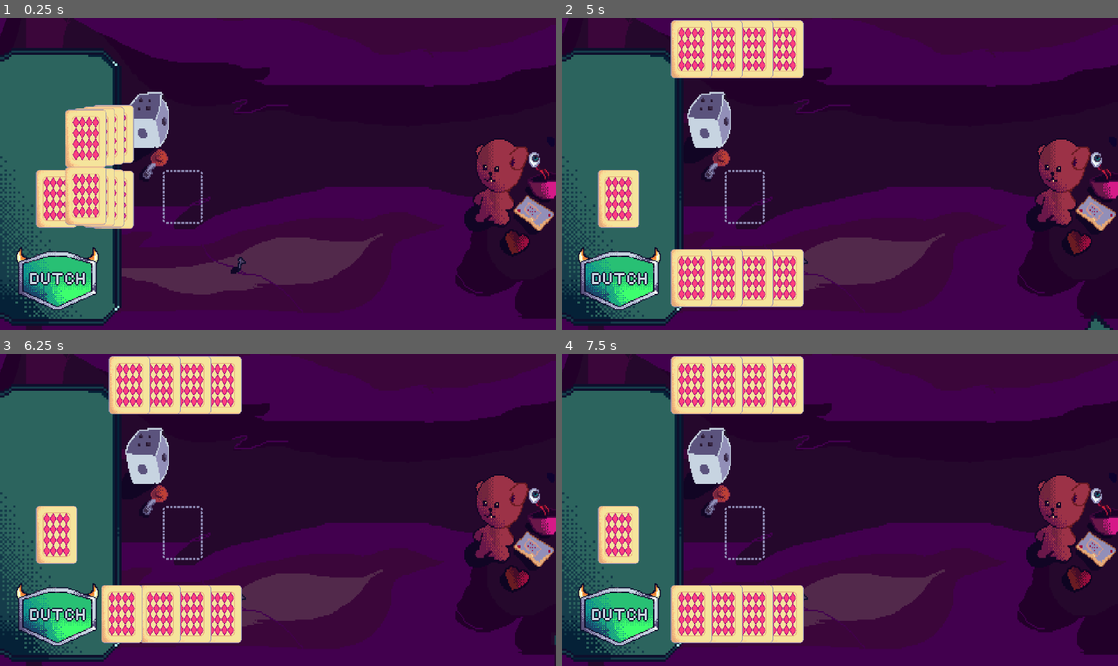
Above: before the commit, frames 1-4 (two rows, left to right).
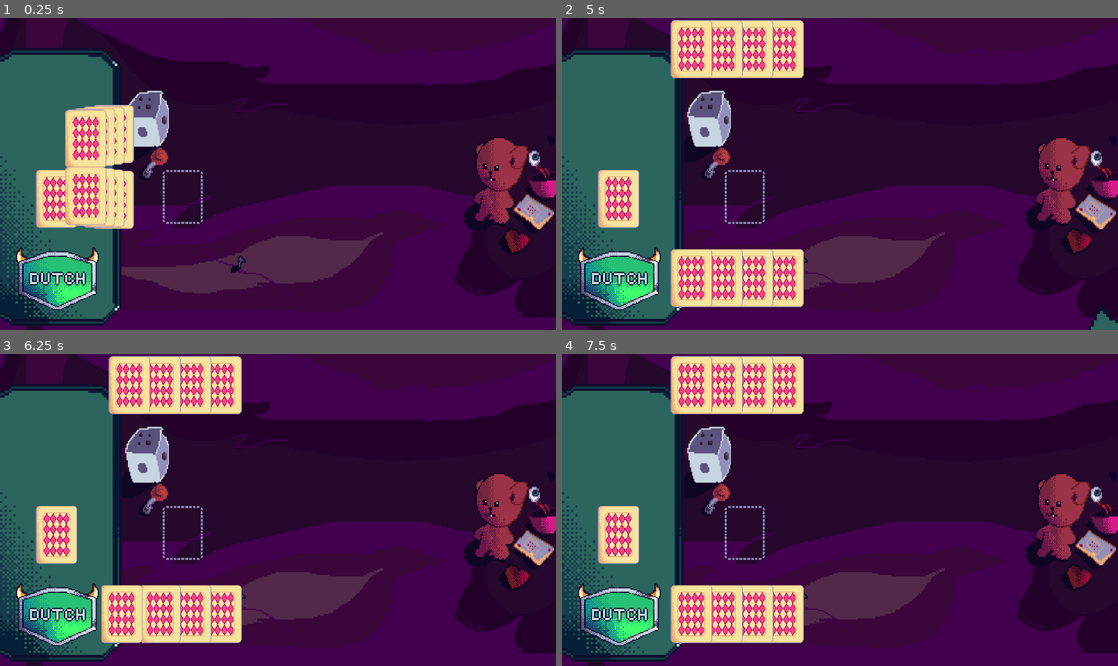
Above: after the commit, the same moments.

Repository: JoJonatasCoelho/full-house
Game: Godot game, scene res://scenes/levels/battles/derick.tscn
The game is run twice, just before and just after one commit, with the same random seed, the same clock (stepped at 60 frames per second) and the same inputs. This scene is started directly instead of the project's main scene.
Inputs (mouse positions are in pixels of both pictures, inside the frame that each line leads up to):
- Up to frame 1 (0.25 s): no input
- Up to frame 2 (5 s): tap Enter (ui_accept) at 0.5, 1.25, 2, 3.5 s; drag from (712, 227) to (712, 105) at 0.52 s; drag from (784, 49) to (784, 276) at 1.27 s; move the mouse to (751, 276) at 2.02 s; click (751, 276) at 2.17 s; drag from (751, 49) to (751, 276) at 2.77 s; drag from (723, 276) to (723, 49) at 3.52 s; click (617, 114) at 4.25 s
- Up to frame 3 (6.25 s): drag from (161, 385) to (161, 612) at 5.02 s; move the mouse to (127, 612) at 5.77 s; click (127, 612) at 5.92 s
- Up to frame 4 (7.5 s): drag from (689, 385) to (684, 612) at 6.52 s; tap Enter (ui_accept) at 7.25 s; move the mouse to (962, 494) at 7.27 s; click (962, 494) at 7.42 s

The runs differ from the first frame. In frame 1, 2.4% of the frame differs, in the area x 0-100%, y 0-100%; in frame 2, 2.3%; in frame 3, 2.2%; in frame 4, 2.2%.

Commit message:
feat: melhorando

Diff:
--- a/scenes/levels/battles/candace.tscn
+++ b/scenes/levels/battles/candace.tscn
@@ -126,7 +126,7 @@
 animated_sprite = NodePath("../AnimatedSprite2D")
 
 [node name="AnimatedSprite2D" type="AnimatedSprite2D" parent="."]
-position = Vector2(1636, 611)
+position = Vector2(1649.0001, 611)
 scale = Vector2(0.63112044, 0.63112044)
 sprite_frames = SubResource("SpriteFrames_jr6bd")
 animation = &"draw"
--- a/scenes/levels/battles/chor.tscn
+++ b/scenes/levels/battles/chor.tscn
@@ -127,7 +127,7 @@
 animated_sprite = NodePath("../AnimatedSprite2D")
 
 [node name="AnimatedSprite2D" type="AnimatedSprite2D" parent="."]
-position = Vector2(1635, 602)
+position = Vector2(1642.0001, 599)
 scale = Vector2(0.5958775, 0.5958775)
 sprite_frames = SubResource("SpriteFrames_ecrme")
 animation = &"draw"
--- a/scenes/levels/battles/derick.tscn
+++ b/scenes/levels/battles/derick.tscn
@@ -186,8 +186,8 @@
 animated_sprite = NodePath("../AnimatedSprite2D")
 
 [node name="AnimatedSprite2D" type="AnimatedSprite2D" parent="."]
-position = Vector2(1641.9999, 615)
-scale = Vector2(0.6486854, 0.6486854)
+position = Vector2(1645, 601.00006)
+scale = Vector2(0.62631464, 0.62631464)
 sprite_frames = SubResource("SpriteFrames_y3w8m")
 animation = &"drop"
 frame = 7
@@ -200,3 +200,4 @@
 
 [node name="Tabletop" parent="." instance=ExtResource("36_mrrqs")]
 z_index = -99
+position = Vector2(0, -3)
